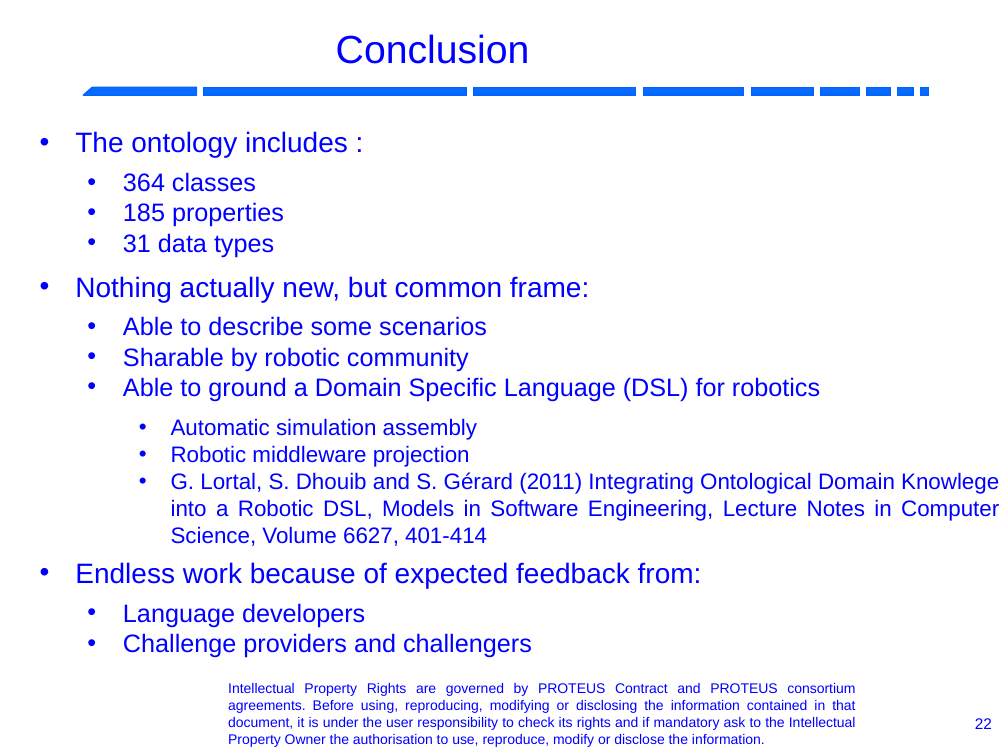
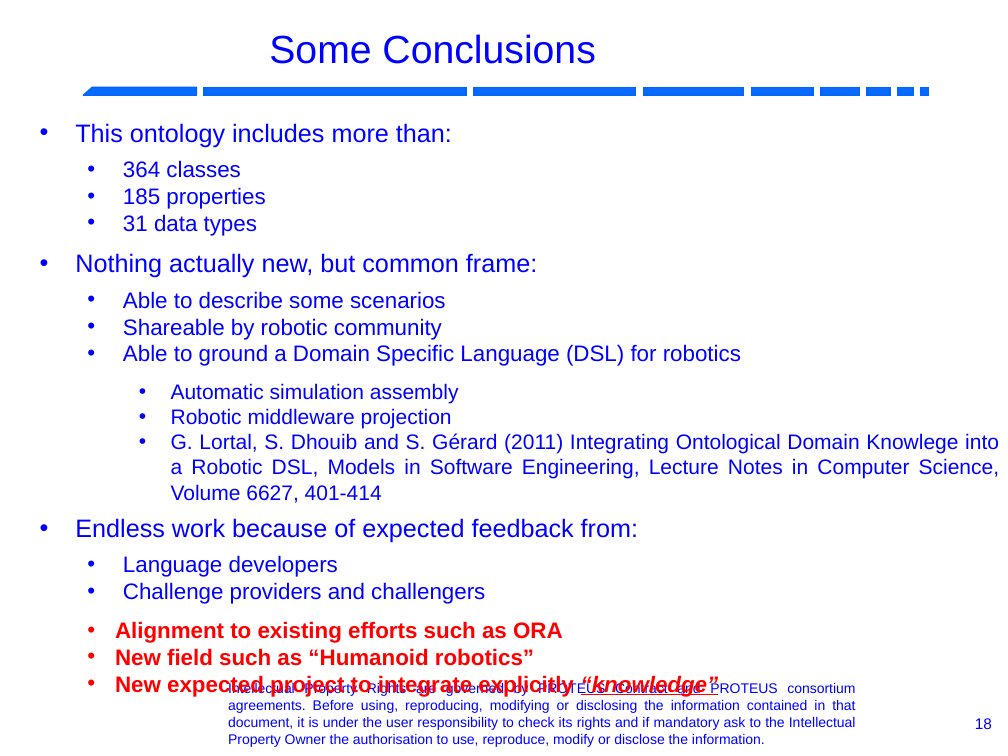
Before and after one commit to RobotML/RobotML, a slide deck: slide 18 of Ontologies/ORA/Meetings/20131103-IROS-Tokyo/R4.1.6-P5.9-ARoboticOntology.odp (slide 22 before the commit). Drawn at 1008x756 pixels with LibreOffice and Linux fonts; fonts in the diff are those of the drawing; background and template pictures are left out. Boxes give left, top, right and bottom in pixels: in the first picture for what was removed or moved away, otherwise in the second. Text is boxed around its words. In the diff, an @@ line names an element or a change of style, - is before the commit and + after.

```diff
--- a/Ontologies/ORA/Meetings/20131103-IROS-Tokyo/R4.1.6-P5.9-ARoboticOntology.odp
+++ b/Ontologies/ORA/Meetings/20131103-IROS-Tokyo/R4.1.6-P5.9-ARoboticOntology.odp
@@ title at bbox=[269, 34, 595, 64]: text changed @@
-Conclusion
+Some Conclusions
@@ text "This ontology includes more than:": place and size @@
-text "This ontology includes more than:" at bbox=[75, 131, 999, 658]
+text "This ontology includes more than:" at bbox=[75, 123, 999, 666]
@@ text at bbox=[75, 123, 452, 147]: text changed; size 20 to 18 pt @@
-• The ontology includes :
+• This ontology includes more than:
@@ text at bbox=[75, 160, 999, 604]: size 18 to 16 pt in "364 classes", "185 properties", "31 data types", "Able to describe some scenarios" and 3 more places; size 20 to 18 pt in "Nothing actually new, but common frame:", "Endless work because of expected feedback from:"; size 16 to 15 pt in "Automatic simulation assembly", "Robotic middleware projection", "G. Lortal, S. Dhouib and S. Gérard ..." @@
@@ text at bbox=[123, 318, 442, 340]: text changed; size 18 to 16 pt @@
-  • Sharable by robotic community
+  • Shareable by robotic community
@@ text at bbox=[115, 621, 563, 666]: paragraphs added @@
+  • Alignment to existing efforts such as ORA
+  • New field such as “Humanoid robotics”
+  • New expected project to integrate explicitly “knowledge”
@@ page number at bbox=[975, 718, 992, 729]: text changed @@
-22
+18
```
Also in this commit, not shown: 11 other slides changed, 15 slides added, 4 slides removed.
